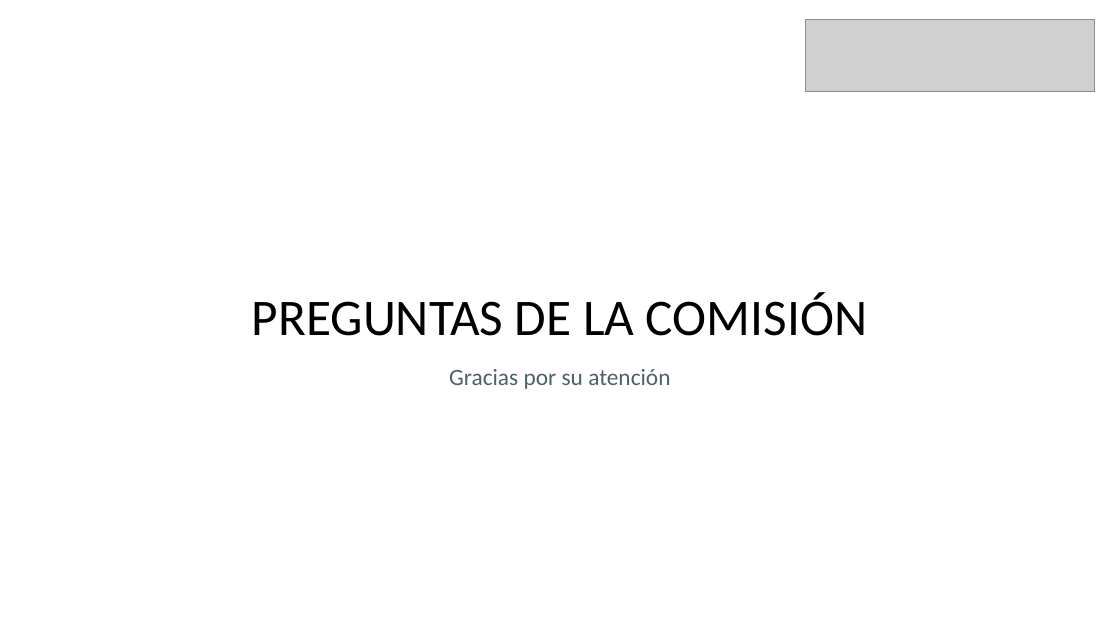
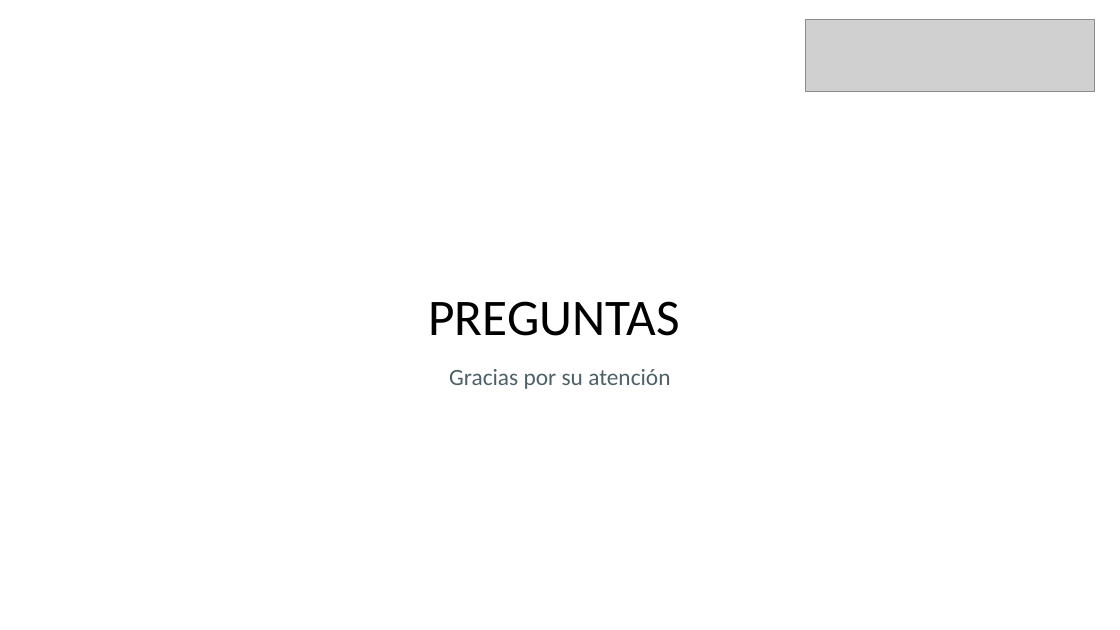
Before and after one commit to JonasMateosValenzuelaLopez/ProyectoTesis, a slide deck: slide 14 of FASE-3/Evidencias Grupales/Presentación final EntreCasas.pptx. Drawn at 1120x630 pixels with LibreOffice and Linux fonts; fonts in the diff are those of the drawing; grey boxes stand for pictures. Boxes give left, top, right and bottom in pixels: in the first picture for what was removed or moved away, otherwise in the second. Text is boxed around its words. In the diff, an @@ line names an element or a change of style, - is before the commit and + after.

```diff
--- a/FASE-3/Evidencias Grupales/Presentación final EntreCasas.pptx
+++ b/FASE-3/Evidencias Grupales/Presentación final EntreCasas.pptx
@@ text at <box>428,301,679,336</box>: text changed @@
-PREGUNTAS DE LA COMISIÓN
+PREGUNTAS
```
Also in this commit, not shown: 1 other slide changed, 4 other files.
